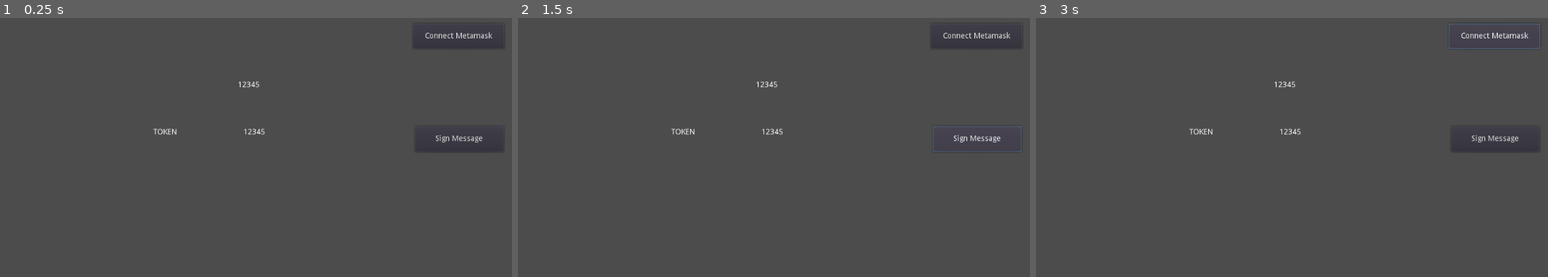
Above: before the commit, frames 1-3 (left to right).
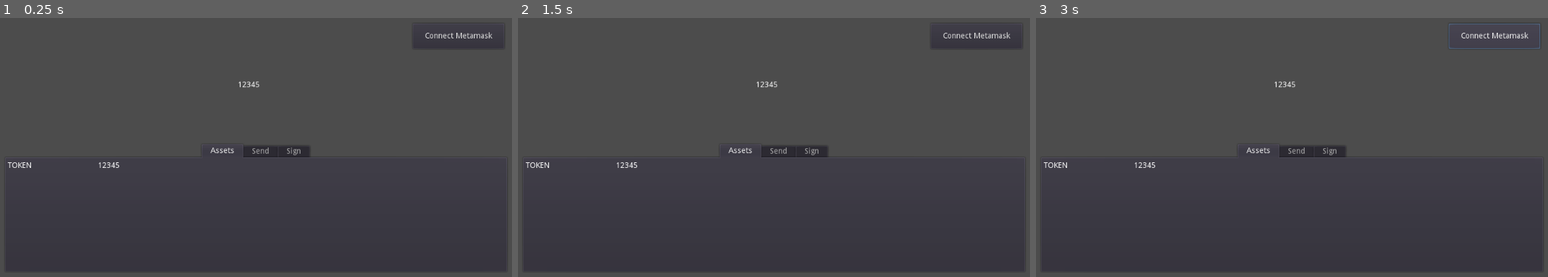
Above: after the commit, the same moments.

Repository: lonewolftechnology/godot-web3
Game: Godot game, scene res://wallet.tscn
Two runs of this game, one before a commit and one after it. Both use one fixed random seed, a clock stepped at 60 frames per second and the inputs below.
Inputs (mouse positions are in pixels of both pictures, inside the frame that each line leads up to):
- Up to frame 1 (0.25 s): no input
- Up to frame 2 (1.5 s): click (978, 139) at 0.5 s, where only the run before the commit has a clickable "Sign Message"; click (978, 139) at 1.25 s, where only the run before the commit has a clickable "Sign Message"
- Up to frame 3 (3 s): click (1496, 139) at 2 s, where only the run before the commit has a clickable "Sign Message"; click "Connect Metamask" at 2.75 s

The runs differ from the first frame. In frame 1, 1.2% of the frame differs, in the area x 1-98%, y 42-98%; in frame 2, 1.2%, in the area x 1-99%, y 41-98%; in frame 3, 1.2%.
Error before the commit: Attempt to call function 'parse' in base 'null instance' on a null instance. (res://wallet.gd:64)
Error after the commit: Attempt to call function 'parse' in base 'null instance' on a null instance. (res://wallet.gd:151)

Commit message:
adding calls to payable methods, signature request and signature recover

Diff:
--- a/wallet-test/ERC20.gd
+++ b/wallet-test/ERC20.gd
@@ -3,8 +3,10 @@
 export var contract_address = ""
 
 var symbol = ""
+var balance = 0
 var erc20_abi
 var contract
+var wallet
 
 onready var balance_updated = JavaScript.create_callback(self, "_balance_updated")
 onready var symbol_updated = JavaScript.create_callback(self, "_symbol_updated")
@@ -21,6 +23,7 @@
 func _balance_updated(p):
 
 	web3_utils.debug(p[0])
+	balance = p[0]
 	get_node("balance").set_text(p[0])
 
 func init_web3(p_web3, abi):
@@ -28,12 +31,15 @@
 	web3 = p_web3
 	erc20_abi = abi
 
+	wallet = get_node("/root/wallet")
+
 	contract = web3_utils.new_contract(erc20_abi, contract_address)
+	contract.options.from = wallet.get_account()
 
 	update()
 
 func update():
-	contract.methods.balanceOf(get_parent().get_account()).call().then(balance_updated)
+	contract.methods.balanceOf(wallet.get_account()).call().then(balance_updated)
 	contract.methods.symbol().call().then(symbol_updated)
 
 
--- a/wallet-test/wallet.gd
+++ b/wallet-test/wallet.gd
@@ -6,9 +6,20 @@
 var anim
 var jsjson
 var accounts = []
+var tokens = []
 
 var accts_ready = JavaScript.create_callback(self, "_accts_ready")
 var main_balance_ready = JavaScript.create_callback(self, "_main_balance_ready")
+
+var token_send_return = JavaScript.create_callback(self, "_token_send_return")
+var token_send_error = JavaScript.create_callback(self, "_token_send_error")
+var token_send_tx_hash = JavaScript.create_callback(self, "_token_send_tx_hash")
+
+var sign_returned = JavaScript.create_callback(self, "_sign_returned")
+var sign_error = JavaScript.create_callback(self, "_sign_error")
+var sign_recover_returned = JavaScript.create_callback(self, "_sign_recover_returned")
+var sign_recover_error = JavaScript.create_callback(self, "_sign_recover_error")
+
 
 func get_account():
 	if accounts.size():
@@ -35,8 +46,17 @@
 		get_node("account").set_text(accounts[0])
 
 	web3 = web3_utils.init_web3()
-	get_node("usdt").init_web3(web3, erc20_abi)
 
+	for t in tokens:
+		t.init_web3(web3, erc20_abi)
+
+	update()
+
+func status_update(msg):
+
+	get_node("status").set_text(msg)
+
+func update():
 	web3.eth.getBalance(accounts[0]).then(main_balance_ready)
 
 func connect_pressed():
@@ -51,6 +71,73 @@
 
 	return
 
+func tab_changed(tab):
+
+	if tab == 0:
+		for t in tokens:
+			t.update()
+
+	if tab == 1:
+		var options = get_node("tabs/Send/tokens")
+		options.clear()
+		for t in tokens:
+			options.add_item(t.symbol)
+		options.select(0)
+
+####### token sending
+
+func send_max_pressed():
+	var t = get_node("tabs/Send/tokens").get_selected()
+	get_node("tabs/Send/amount").set_text(tokens[t].balance)
+
+func send_pressed():
+	var t = get_node("tabs/Send/tokens").get_selected()
+	token_transfer(tokens[t], get_node("tabs/Send/recipient").get_text(), get_node("tabs/Send/amount").get_text())
+
+func token_transfer(token, recipient, amount):
+	token.contract.methods.transfer(recipient, amount).send({"from": get_account()}).\
+		once('transactionHash', token_send_tx_hash).\
+		on("error", token_send_error).\
+		then(token_send_return)
+	status_update("Signing transaction ...")
+
+func _token_send_return(p):
+	printt("token send return!", p)
+	web3_utils.debug(p[0])
+	status_update("Confirmed! tx hash " + p[0].transactionHash)
+
+func _token_send_error(p):
+	status_update(p[0].message)
+
+func _token_send_tx_hash(p):
+	status_update("Tx " + p[0] + " sent, waiting for confirmation ...")
+
+
+######## signing
+
+func sign_pressed():
+	var msg = get_node("tabs/Sign/msg").get_text()
+	web3.eth.personal.sign(msg, get_account()).then(sign_returned).catch(sign_error)
+	status_update("Requesting signature ...")
+
+func _sign_returned(p):
+	status_update("Signed!")
+
+	var msg = get_node("tabs/Sign/msg").get_text()
+
+	var acct = web3.eth.personal.ecRecover(msg, p[0]).then(sign_recover_returned).catch(sign_recover_error)
+
+func _sign_error(p):
+	status_update(p[0].message)
+
+func _sign_recover_returned(p):
+	get_node("tabs/Sign/recover").set_text(p[0])
+
+func _sign_recover_error(p):
+	printt("sign recover error! ", p)
+	web3_utils.debug(p[0])
+
+
 func _ready():
 	anim = get_node("animation")
 	get_node("connect").connect("pressed", self, "connect_pressed")
@@ -63,6 +150,17 @@
 	file.close()
 	erc20_abi = jsjson.parse(content)
 
+	var vbox = get_node("tabs/Assets")
+	for i in vbox.get_child_count():
+		var c = vbox.get_child(i)
+		if c is preload("res://ERC20.gd"):
+			tokens.push_back(c)
+
+	get_node("tabs").connect("tab_changed", self, "tab_changed")
+	get_node("tabs/Send/max").connect("pressed", self, "send_max_pressed")
+	get_node("tabs/Send/send").connect("pressed", self, "send_pressed")
+
+	get_node("tabs/Sign/sign").connect("pressed", self, "sign_pressed")
 
 
 
--- a/wallet-test/wallet.tscn
+++ b/wallet-test/wallet.tscn
@@ -158,18 +158,159 @@
 "_edit_use_anchors_": false
 }
 
-[node name="usdt" parent="." instance=ExtResource( 2 )]
-margin_left = 341.0
-margin_top = 219.0
-margin_right = -338.0
-margin_bottom = -366.0
-contract_address = "0xdac17f958d2ee523a2206206994597c13d831ec7"
-
-[node name="sign" type="Button" parent="."]
-margin_left = 816.0
-margin_top = 215.0
-margin_right = 977.0
-margin_bottom = 262.0
-text = "Sign Message"
-
-[connection signal="pressed" from="sign" to="." method="_on_sign_pressed"]
+[node name="tabs" type="TabContainer" parent="."]
+margin_left = 73.0
+margin_top = 248.0
+margin_right = 982.0
+margin_bottom = 479.0
+__meta__ = {
+"_edit_use_anchors_": false
+}
+
+[node name="Assets" type="VBoxContainer" parent="tabs"]
+visible = false
+anchor_right = 1.0
+anchor_bottom = 1.0
+margin_left = 4.0
+margin_top = 32.0
+margin_right = -4.0
+margin_bottom = -4.0
+
+[node name="usdt" parent="tabs/Assets" instance=ExtResource( 2 )]
+anchor_right = 0.0
+anchor_bottom = 0.0
+margin_right = 901.0
+margin_bottom = 0.0
+contract_address = "0x55d398326f99059ff775485246999027b3197955"
+
+[node name="Send" type="Control" parent="tabs"]
+visible = false
+anchor_right = 1.0
+anchor_bottom = 1.0
+margin_left = 4.0
+margin_top = 32.0
+margin_right = -4.0
+margin_bottom = -4.0
+
+[node name="send" type="Button" parent="tabs/Send"]
+margin_left = 437.0
+margin_top = 99.0
+margin_right = 551.0
+margin_bottom = 119.0
+text = "Send"
+__meta__ = {
+"_edit_use_anchors_": false
+}
+
+[node name="amount" type="TextEdit" parent="tabs/Send"]
+margin_left = 238.0
+margin_top = 99.0
+margin_right = 381.0
+margin_bottom = 123.0
+__meta__ = {
+"_edit_use_anchors_": false
+}
+
+[node name="recipient" type="TextEdit" parent="tabs/Send"]
+margin_left = 239.0
+margin_top = 68.0
+margin_right = 837.0
+margin_bottom = 89.0
+__meta__ = {
+"_edit_use_anchors_": false
+}
+
+[node name="Label" type="Label" parent="tabs/Send"]
+margin_left = 150.0
+margin_top = 69.0
+margin_right = 250.0
+margin_bottom = 84.0
+text = "Recipient"
+valign = 2
+__meta__ = {
+"_edit_use_anchors_": false
+}
+
+[node name="Label2" type="Label" parent="tabs/Send"]
+margin_left = 156.0
+margin_top = 101.0
+margin_right = 207.0
+margin_bottom = 115.0
+text = "Amount"
+__meta__ = {
+"_edit_use_anchors_": false
+}
+
+[node name="max" type="Button" parent="tabs/Send"]
+margin_left = 390.0
+margin_top = 96.0
+margin_right = 429.0
+margin_bottom = 121.0
+text = "max"
+__meta__ = {
+"_edit_use_anchors_": false
+}
+
+[node name="tokens" type="OptionButton" parent="tabs/Send"]
+margin_left = 361.0
+margin_top = 14.0
+margin_right = 513.0
+margin_bottom = 34.0
+text = "Token"
+__meta__ = {
+"_edit_use_anchors_": false
+}
+
+[node name="Sign" type="Control" parent="tabs"]
+anchor_right = 1.0
+anchor_bottom = 1.0
+margin_left = 4.0
+margin_top = 32.0
+margin_right = -865.0
+margin_bottom = -159.0
+
+[node name="msg" type="TextEdit" parent="tabs/Sign"]
+margin_left = 32.0
+margin_top = 21.0
+margin_right = 886.0
+margin_bottom = 122.0
+__meta__ = {
+"_edit_use_anchors_": false
+}
+
+[node name="Label" type="Label" parent="tabs/Sign"]
+margin_left = 25.0
+margin_top = 172.0
+margin_right = 134.0
+margin_bottom = 186.0
+text = "Recover address:"
+__meta__ = {
+"_edit_use_anchors_": false
+}
+
+[node name="recover" type="Label" parent="tabs/Sign"]
+margin_left = 147.0
+margin_top = 167.0
+margin_right = 861.0
+margin_bottom = 187.0
+__meta__ = {
+"_edit_use_anchors_": false
+}
+
+[node name="sign" type="Button" parent="tabs/Sign"]
+margin_left = 388.0
+margin_top = 136.0
+margin_right = 511.0
+margin_bottom = 162.0
+text = "Sign"
+__meta__ = {
+"_edit_use_anchors_": false
+}
+
+[node name="status" type="Label" parent="."]
+margin_left = 293.0
+margin_top = 503.0
+margin_right = 762.0
+margin_bottom = 545.0
+align = 1
+valign = 1
